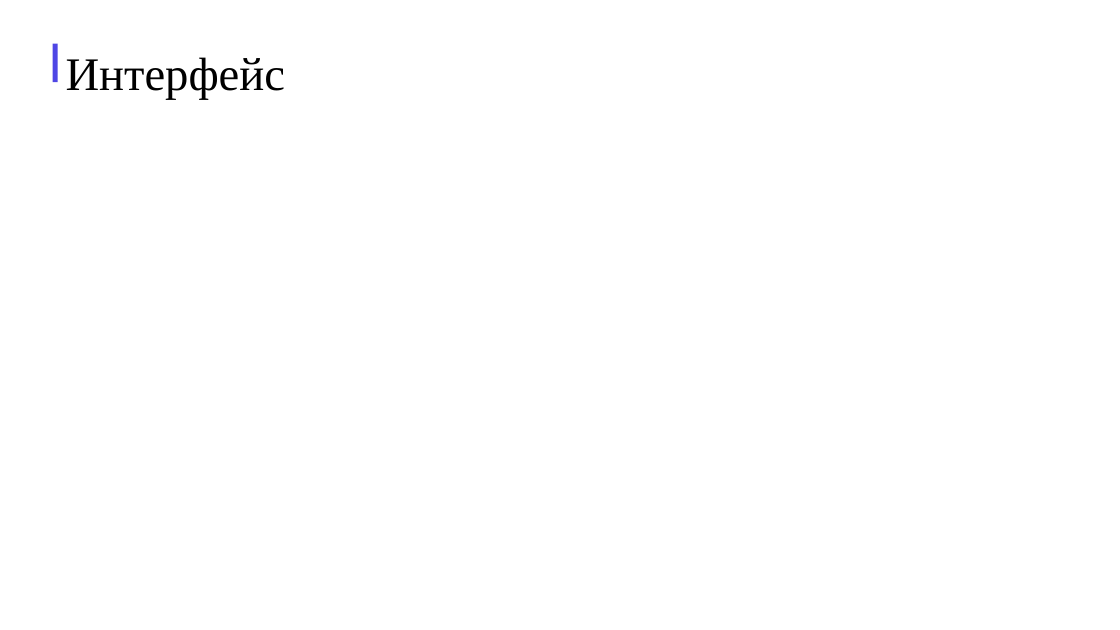
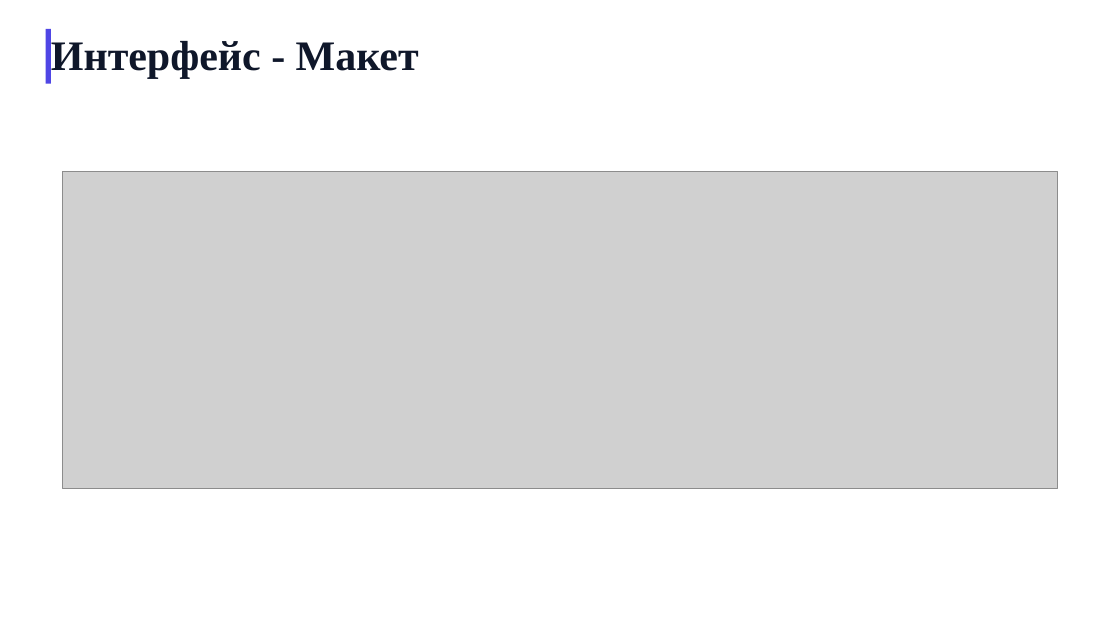
Before and after one commit to KOngfrost/BankBankBank, a slide deck: slide 6 of GosBank.pptx. Drawn at 1120x630 pixels with LibreOffice and Linux fonts; fonts in the diff are those of the drawing; grey boxes stand for pictures; background and template pictures are left out. Boxes give left, top, right and bottom in pixels: in the first picture for what was removed or moved away, otherwise in the second. Text is boxed around its words. In the diff, an @@ line names an element or a change of style, - is before the commit and + after.

```diff
--- a/GosBank.pptx
+++ b/GosBank.pptx
@@ rectangle: place and size @@
-rectangle at <box>52,44,57,82</box>
+rectangle at <box>45,29,51,83</box>
@@ text at <box>51,41,419,78</box>: text changed; size 40 to 36 pt; text colour #000000 to #0F172A; bold on @@
-Интерфейс
+Интерфейс - Макет
@@ picture added at <box>62,171,1058,488</box> @@
```
Also in this commit, not shown: 11 other slides changed, 4 slides added, 4 slides removed, 4 other files.
